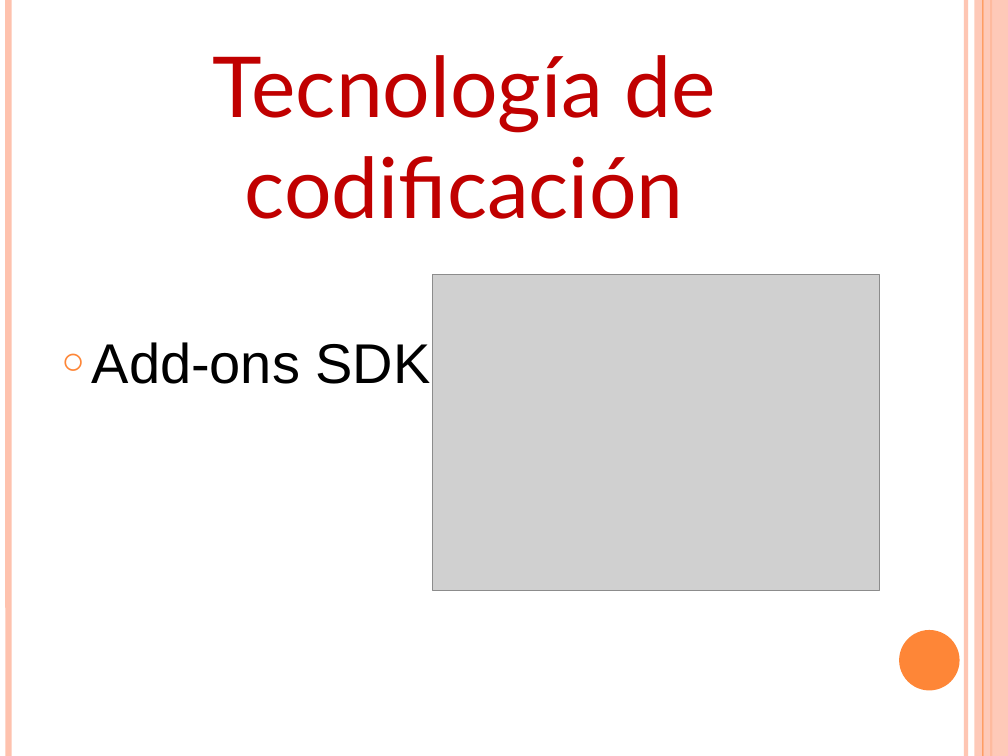
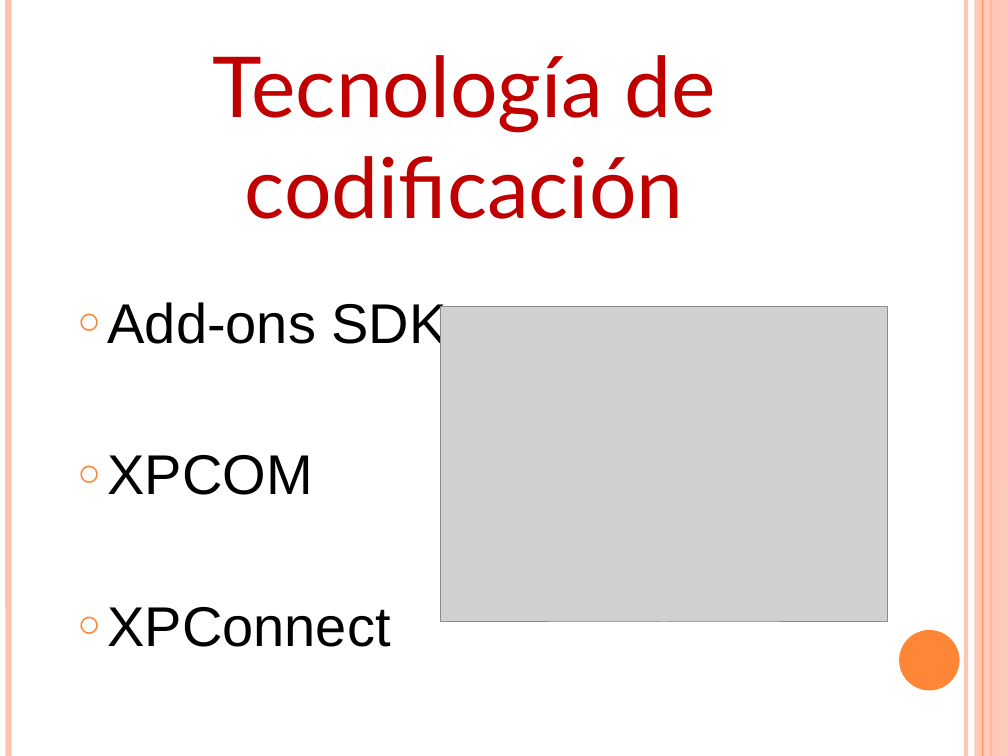
Before and after one commit to karlosDAW/badwork, a slide deck: slide 12 of badwork.pptx (slide 16 before the commit). Drawn at 1008x756 pixels with LibreOffice and Linux fonts; fonts in the diff are those of the drawing; grey boxes stand for pictures. Boxes give left, top, right and bottom in pixels: in the first picture for what was removed or moved away, otherwise in the second. Text is boxed around its words. In the diff, an @@ line names an element or a change of style, - is before the commit and + after.

```diff
--- a/badwork.pptx
+++ b/badwork.pptx
@@ text "Add-ons SDK": place and size @@
-text "Add-ons SDK" at box(92, 342, 431, 384)
+text "Add-ons SDK" at box(108, 302, 447, 647)
@@ picture: place and size @@
-picture at box(432, 275, 879, 591)
+picture at box(440, 306, 887, 622)
@@ text at box(108, 455, 391, 647): paragraphs added @@
+○ XPCOM
+○ XPConnect
```
Also in this commit, not shown: 2 other slides changed, 4 slides removed, 3 other files.
